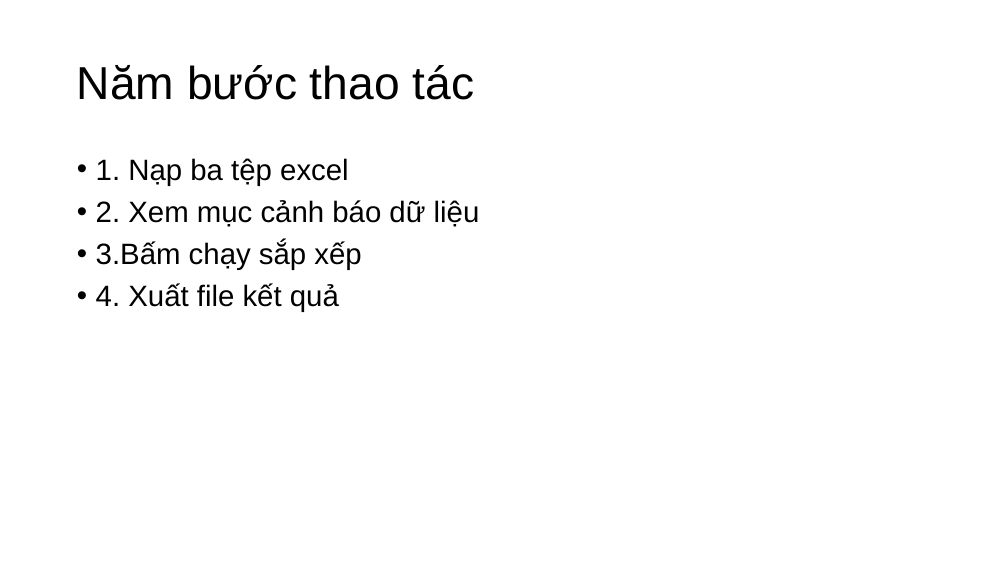
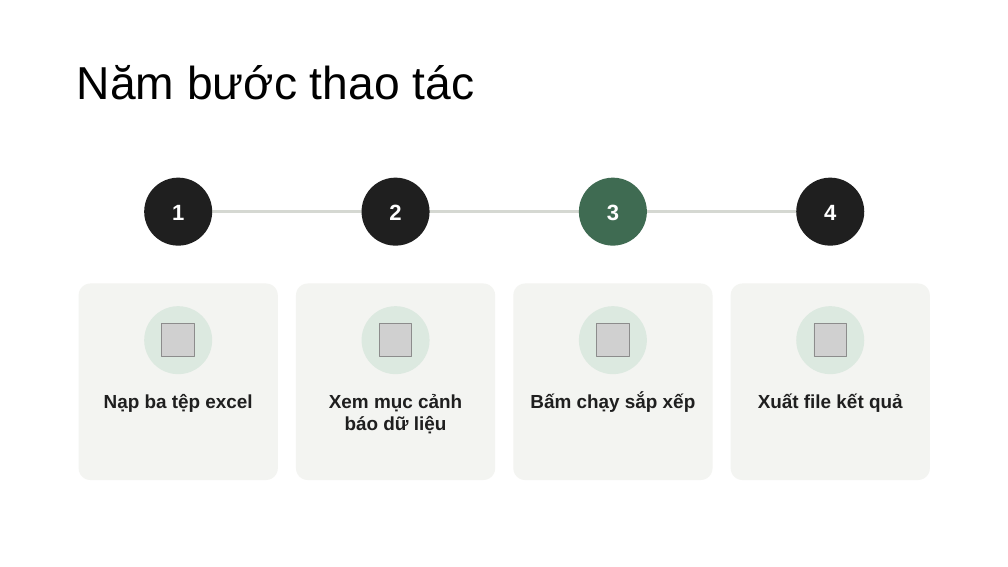
Before and after one commit to nguyenphanvantruong6969-arch/rbda-kiosk, a slide deck: slide 5 of THUYET_TRINH_KHKT_DA_SUA_FONT.pptx. Drawn at 1008x567 pixels with LibreOffice and Linux fonts; fonts in the diff are those of the drawing; grey boxes stand for pictures. Boxes give left, top, right and bottom in pixels: in the first picture for what was removed or moved away, otherwise in the second. Text is boxed around its words. In the diff, an @@ line names an element or a change of style, - is before the commit and + after.

```diff
--- a/THUYET_TRINH_KHKT_DA_SUA_FONT.pptx
+++ b/THUYET_TRINH_KHKT_DA_SUA_FONT.pptx
@@ text removed at (96, 158, 480, 312) @@
-• 1. Nạp ba tệp excel
-• 2. Xem mục cảnh báo dữ liệu
-• 3.Bấm chạy sắp xếp
-• 4. Xuất file kết quả
@@ ellipse added at (144, 178, 212, 246), fill #1F1F1F, 21 pt, text #FFFFFF, bold @@
+1
@@ ellipse added at (361, 178, 430, 246), fill #1F1F1F, 21 pt, text #FFFFFF, bold @@
+2
@@ ellipse added at (579, 178, 647, 246), fill #3F6B52, 21 pt, text #FFFFFF, bold @@
+3
@@ ellipse added at (796, 178, 864, 246), fill #1F1F1F, 21 pt, text #FFFFFF, bold @@
+4
@@ line added from (178, 212) to (830, 212), #D5D8D2 3 pt @@
@@ rounded rectangle added at (79, 284, 278, 480), fill #F3F4F1 @@
@@ rounded rectangle added at (296, 284, 495, 480), fill #F3F4F1 @@
@@ rounded rectangle added at (513, 284, 712, 480), fill #F3F4F1 @@
@@ rounded rectangle added at (730, 284, 929, 480), fill #F3F4F1 @@
@@ ellipse added at (144, 306, 212, 374), fill #DCE9E0 @@
@@ picture added at (162, 324, 194, 356) @@
@@ ellipse added at (361, 306, 430, 374), fill #DCE9E0 @@
@@ picture added at (380, 324, 412, 356) @@
@@ ellipse added at (579, 306, 647, 374), fill #DCE9E0 @@
@@ picture added at (597, 324, 629, 356) @@
@@ ellipse added at (796, 306, 864, 374), fill #DCE9E0 @@
@@ picture added at (814, 324, 847, 356) @@
@@ text added at (104, 394, 252, 412), 18 pt, text #1F1F1F, bold @@
+Nạp ba tệp excel
@@ text added at (329, 394, 462, 434), 18 pt, text #1F1F1F, bold @@
+Xem mục cảnh báo dữ liệu
@@ text added at (530, 393, 696, 412), 18 pt, text #1F1F1F, bold @@
+Bấm chạy sắp xếp
@@ text added at (758, 393, 903, 412), 18 pt, text #1F1F1F, bold @@
+Xuất file kết quả
```
Also in this commit, not shown: 3 other slides changed.
